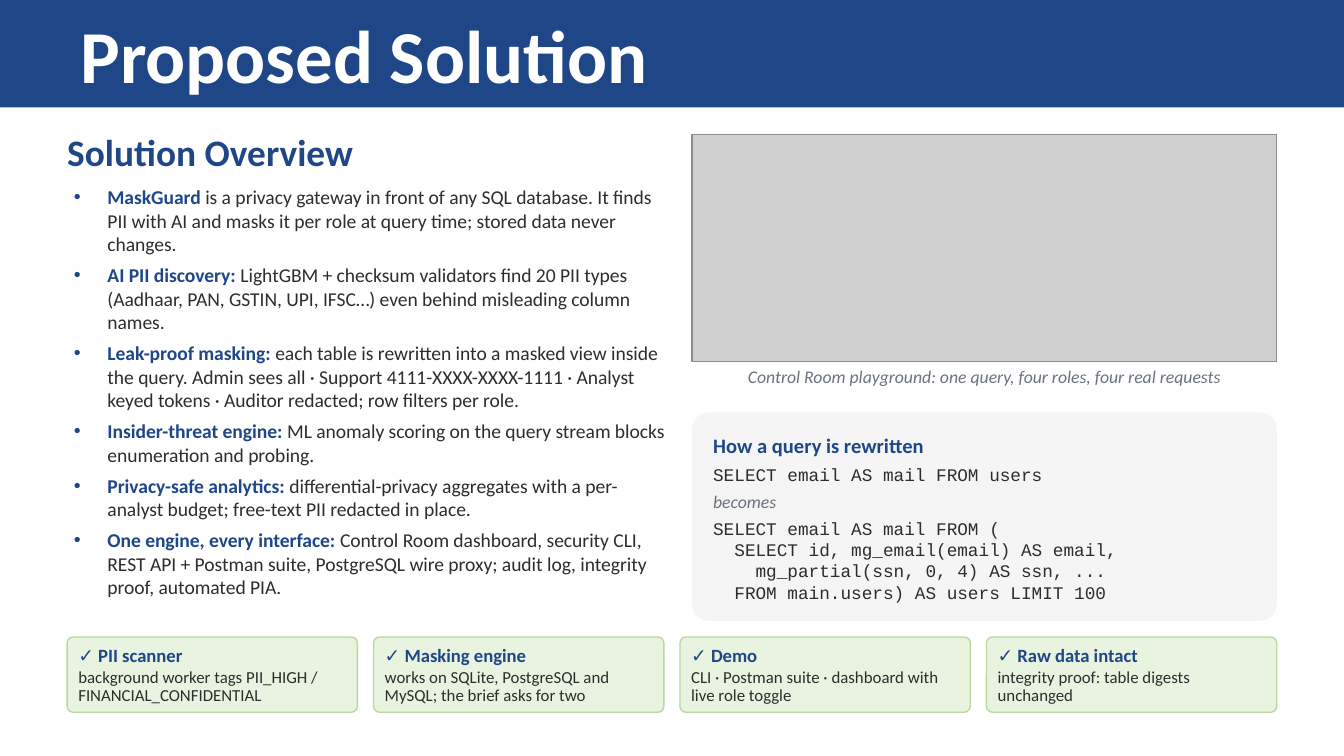
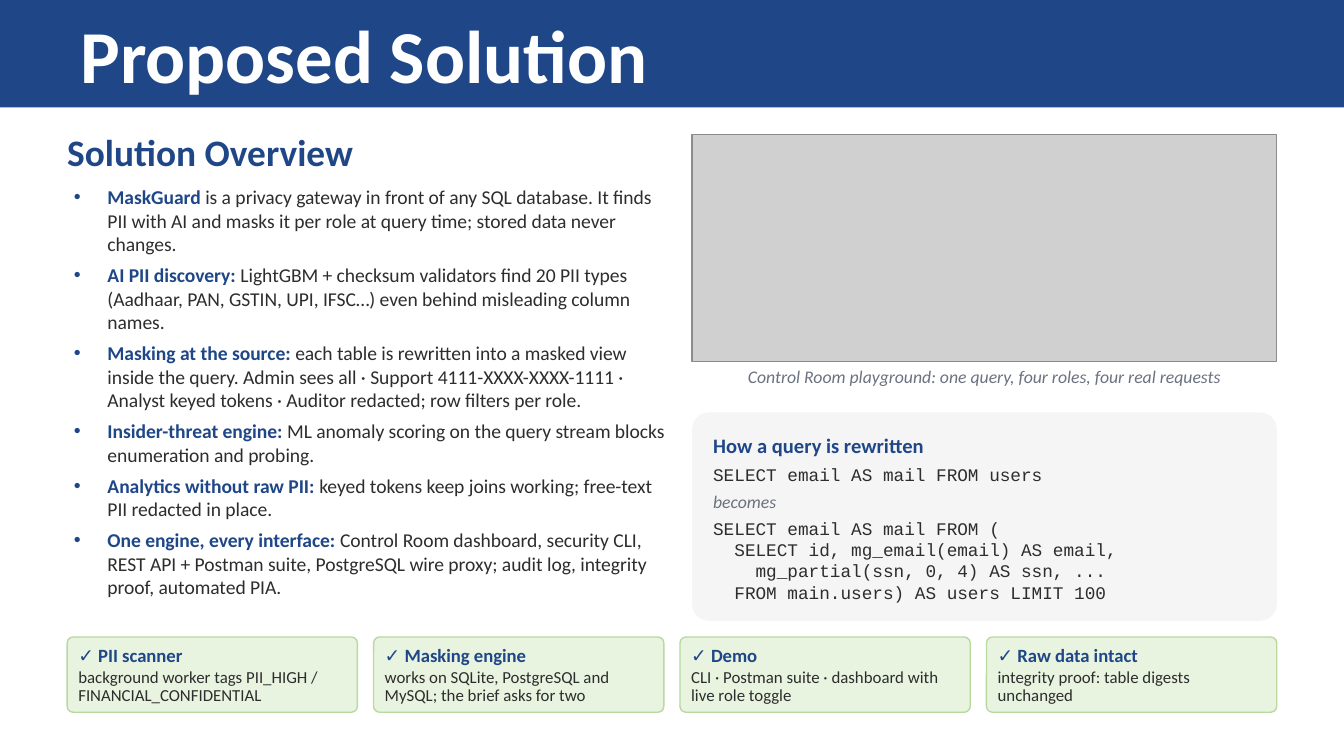
Before and after one commit to hotaro6754/mask, a slide deck: slide 3 of docs/MaskGuard_Round1_Submission.pptx. Drawn at 1344x756 pixels with LibreOffice and Linux fonts; fonts in the diff are those of the drawing; grey boxes stand for pictures. Boxes give left, top, right and bottom in pixels: in the first picture for what was removed or moved away, otherwise in the second. Text is boxed around its words. In the diff, an @@ line names an element or a change of style, - is before the commit and + after.

```diff
--- a/docs/MaskGuard_Round1_Submission.pptx
+++ b/docs/MaskGuard_Round1_Submission.pptx
@@ text at [107, 346, 627, 410]: text changed @@
-• Leak-proof masking: each table is rewritten into a masked view inside the query. Admin sees all · Support 4111-XXXX-XXXX-1111 · Analyst keyed tokens · Auditor redacted; row filters per role.
+• Masking at the source: each table is rewritten into a masked view inside the query. Admin sees all · Support 4111-XXXX-XXXX-1111 · Analyst keyed tokens · Auditor redacted; row filters per role.
@@ text at [107, 479, 653, 519]: text changed @@
-• Privacy-safe analytics: differential-privacy aggregates with a per-analyst budget; free-text PII redacted in place.
+• Analytics without raw PII: keyed tokens keep joins working; free-text PII redacted in place.
```
Also in this commit, not shown: 5 other slides changed.
